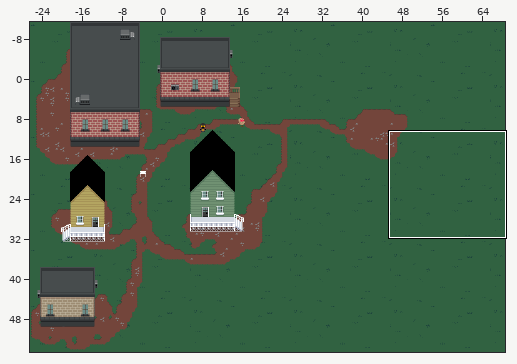
Two versions of a level (Tiled map, assets/maps/start.tmx). Above: a wide view before the commit, with the close-up outlined.
Close-up. Old version:
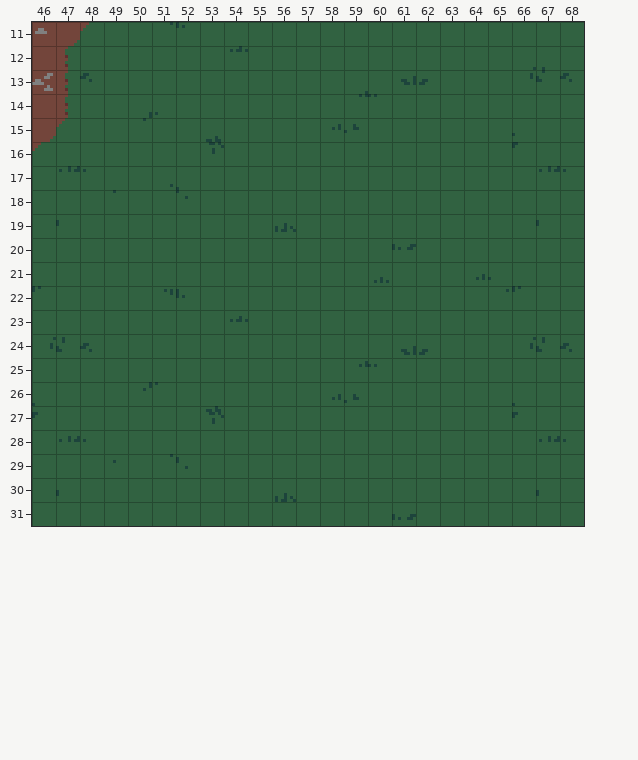
Cells are 8x8 px. Shown: x 46..68, y 11..31. The commit also changed other parts of the map, which this record leaves out.
The same view after the edit:
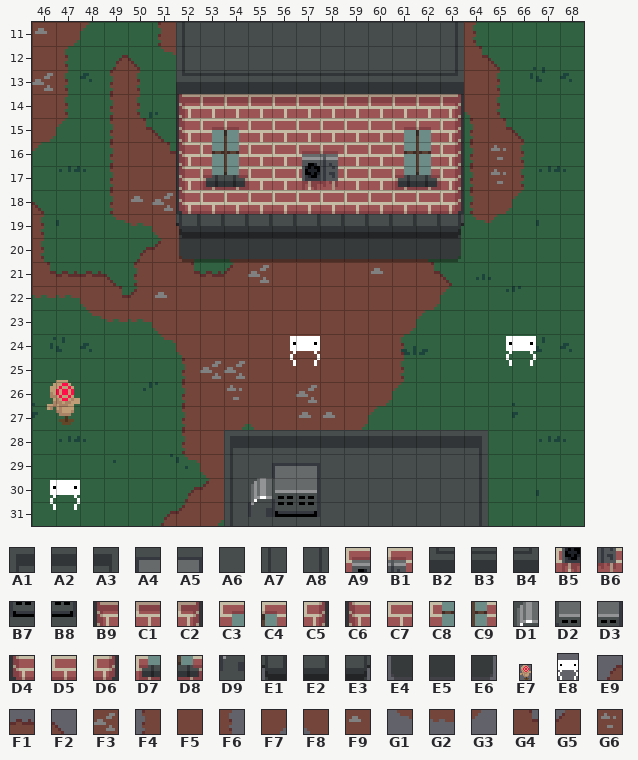
Key: from "brick": A1 0, A2 1, A3 2, A4 7, A5 8, A6 9, A7 26, A8 28, A9 29, B1 30, B2 52, B3 53, B4 54, B5 55, B6 56, B7 59, B8 60, B9 78, C1 79, C2 80, C3 81, C4 82, C5 88, C6 104, C7 105, C8 107, C9 108, D1 111, D2 112, D3 113, D4 130, D5 131, D6 132, D7 133, D8 134, D9 137, E1 156, E2 157, E3 158, E4 182, E5 183, E6 184; from "objects": E7 2 "dummy_tiled_display", E8 3 "josh_tiled_display"; from "path": E9 0, F1 1, F2 2, F3 5, F4 6, F5 7, F6 8, F7 9, F8 10, F9 11, G1 12, G2 13, G3 14, G4 15, G5 16, G6 17.
__ is an empty cell.
Objects are placed by their top-left corner, in cells (3,4 is the top-left corner of cell 3,4); size is 1x1 cell unless given.
The exact change:
Layer "Ground":
y 11: x 51 __ -> F4; x 64 __ -> F6
y 12: x 49..51 __ __ __ -> E9 F2 G1; x 64..65 __ __ -> G4 F2
y 13: x 49..50 __ __ -> F4 F6; x 64..65 __ __ -> F5 F6
y 14: x 49..50 __ __ -> F4 F6; x 64..65 __ __ -> F8 F6
y 15: x 49..51 __ __ __ -> F4 G4 F2; x 64..66 __ __ __ -> F4 G4 F2
y 16: x 49..51 __ __ __ -> F4 F5 G4; x 64..66 __ __ __ -> F4 G6 F6
y 17: x 49..51 __ __ __ -> F4 F5 F5; x 64..66 __ __ __ -> F4 G6 F6
y 18: x 46 __ -> F2; x 49..51 __ __ __ -> F4 F9 F3; x 64..66 __ __ __ -> F4 F7 G3
y 19: x 46 __ -> F6; x 49..52 __ __ __ __ -> G1 G2 F8 F5; x 63..65 __ __ __ -> G3 G1 G3
y 20: x 46 __ -> F6; x 50..62 __ __ __ __ __ __ __ __ __ __ __ __ __ -> E9 G5 F7 G2 F8 F5 F5 F5 F5 F5 F5 F5 F6
y 21: x 46..63 __ __ __ __ __ __ __ __ __ __ __ __ __ __ __ __ __ __ -> G4 F1 F1 F2 F4 F5 G4 F1 G5 F3 F5 F5 F5 F5 F9 F5 G4 F2
y 22: x 46..63 __ __ __ __ __ __ __ __ __ __ __ __ __ __ __ __ __ __ -> G2 G2 F8 G4 G5 F9 F5 F5 F5 F5 F5 F5 F5 F5 F5 F5 F7 G3
y 23: x 48..62 __ __ __ __ __ __ __ __ __ __ __ __ __ __ __ -> G1 G2 G2 F8 F5 F5 F5 F5 F5 F5 F5 F5 F5 F7 G3
y 24: x 51..61 __ __ __ __ __ __ __ __ __ __ __ -> G1 F8 F5 F5 F5 F5 F5 F5 F5 F5 F6
y 25: x 52..61 __ __ __ __ __ __ __ __ __ __ -> F4 F3 F3 F5 F5 F5 F5 F5 F5 F6
y 26: x 52..61 __ __ __ __ __ __ __ __ __ __ -> F4 F5 G6 F5 F5 F3 F5 F5 F7 G3
y 27: x 52..60 __ __ __ __ __ __ __ __ __ -> F4 F5 F7 F8 F5 F9 F9 F7 G3
y 28: x 52..53 __ __ -> F4 F5
y 29: x 52..53 __ __ -> G1 F8
y 30: x 52..53 __ __ -> E9 G5
y 31: x 51..53 __ __ __ -> E9 G5 F7
Layer "Objects":
changed: outside this view -> E7 "dummy_tiled_display" at 46.6,25.9 size 1.4x1.9
added: E8 "josh_tiled_display" at 65.8,23.7 size 1.2x1.6
added: E8 "josh_tiled_display" at 56.8,23.7 size 1.2x1.6
added: E8 "josh_tiled_display" at 46.8,29.7 size 1.2x1.6
Layer "LowerLayer":
y 14: x 52..63 __ __ __ __ __ __ __ __ __ __ __ __ -> B9 C1 C1 C1 C1 C1 C1 C1 C1 C1 C1 C2
y 15: x 52..63 __ __ __ __ __ __ __ __ __ __ __ __ -> C6 C3 C4 C7 C7 C7 C7 C7 C7 C3 C4 C5
y 16: x 52..63 __ __ __ __ __ __ __ __ __ __ __ __ -> C6 C8 C9 C7 C7 A9 B1 C7 C7 C8 C9 C5
y 17: x 52..63 __ __ __ __ __ __ __ __ __ __ __ __ -> C6 D7 D8 C7 C7 B5 B6 C7 C7 D7 D8 C5
y 18: x 52..63 __ __ __ __ __ __ __ __ __ __ __ __ -> D4 D5 D5 D5 D5 D5 D5 D5 D5 D5 D5 D6
y 19: x 52..63 __ __ __ __ __ __ __ __ __ __ __ __ -> E1 E2 E2 E2 E2 E2 E2 E2 E2 E2 E2 E3
y 20: x 52..63 __ __ __ __ __ __ __ __ __ __ __ __ -> E4 E5 E5 E5 E5 E5 E5 E5 E5 E5 E5 E6
Layer "UpperLayer":
y 11..12: x 52..63 __ __ __ __ __ __ __ __ __ __ __ __ -> A7 A6 A6 A6 A6 A6 A6 A6 A6 A6 A6 A8
y 13: x 52..63 __ __ __ __ __ __ __ __ __ __ __ __ -> B2 B3 B3 B3 B3 B3 B3 B3 B3 B3 B3 B4
y 28: x 54..64 __ __ __ __ __ __ __ __ __ __ __ -> A1 A2 A2 A2 A2 A2 A2 A2 A2 A2 A3
y 29: x 54..64 __ __ __ __ __ __ __ __ __ __ __ -> A7 A6 A4 A5 A6 A6 A6 A6 A6 A6 A8
y 30: x 54..64 __ __ __ __ __ __ __ __ __ __ __ -> A7 D1 D2 D3 A6 A6 A6 A6 A6 A6 A8
y 31: x 54..64 __ __ __ __ __ __ __ __ __ __ __ -> A7 D9 B7 B8 A6 A6 A6 A6 A6 A6 A8
Boxes around the changes in both close-ups, in picture pixels (x1, y1, x2, y2):
changed: (32, 22, 536, 526)
